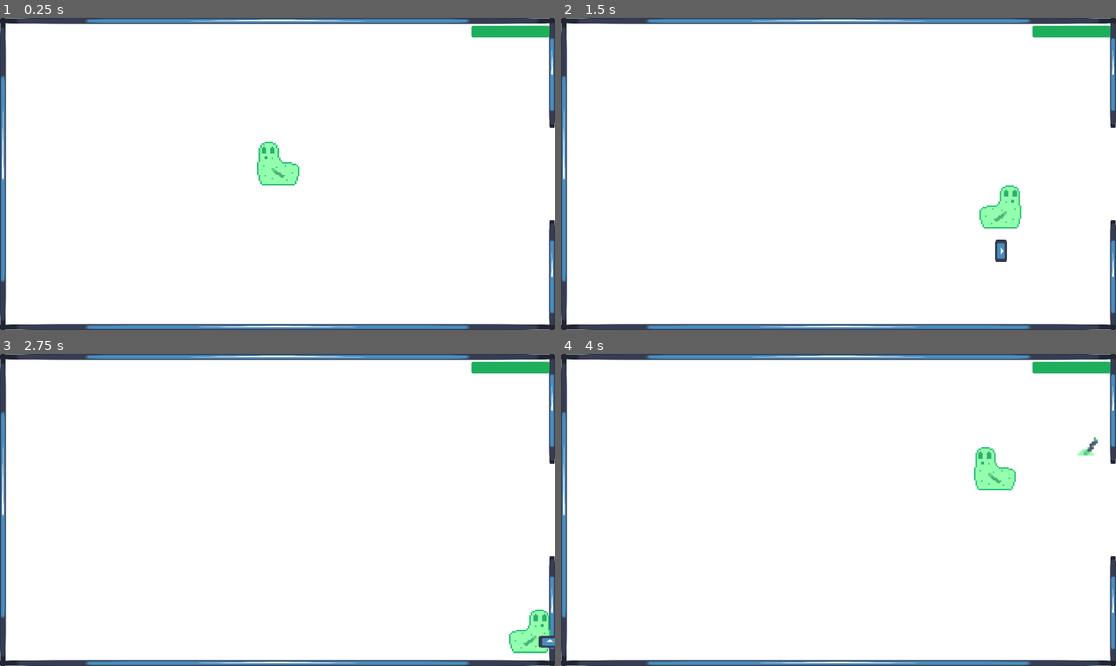
Above: before the commit, frames 1-4 (two rows, left to right).
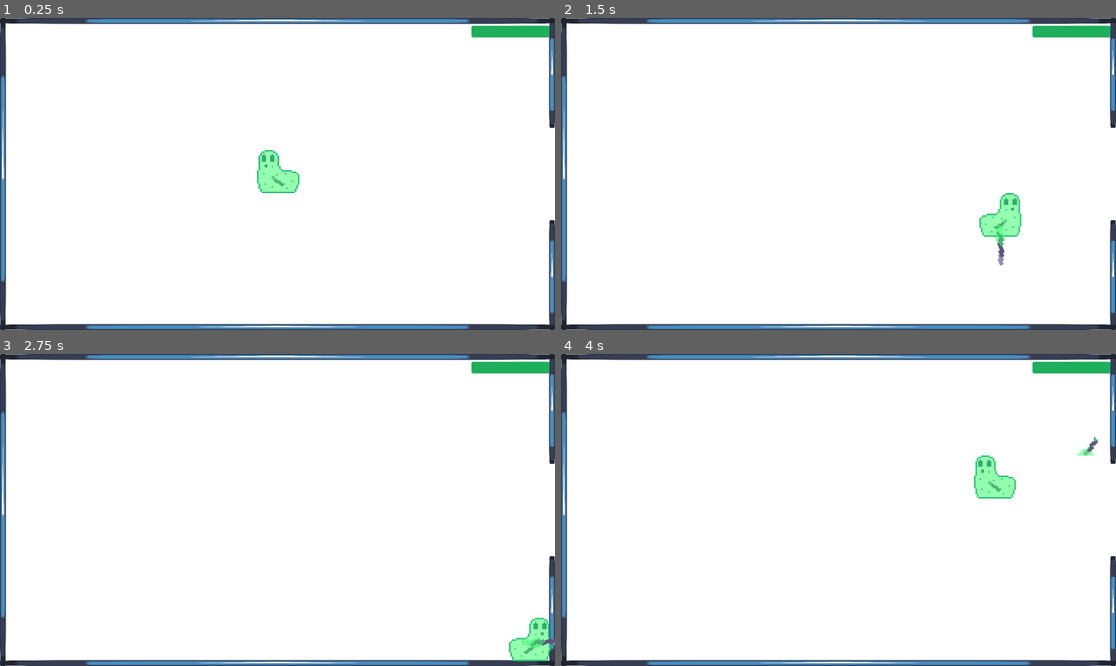
Above: after the commit, the same moments.

Repository: webermael/Informatikprojekt
Game: Godot game, scene res://Game.tscn
Same seed, same stepped clock (60 frames per second), same inputs: the game is played once before the commit and once after it. The engine's default icon, where the game draws it, is replaced by a stand-in: a white triangle on a blue panel in a dark square.
Inputs:
- Up to frame 1 (0.25 s): no input
- Up to frame 2 (1.5 s): tap Enter at 0.5 s; hold Right (ui_right) 0.53-1.28 s; hold Z (ui_ranged_attack) 0.53-1.28 s; hold Down (ui_down) from 1.28 s (still down); tap Z (ui_ranged_attack) at 1.35 s
- Up to frame 3 (2.75 s): release Down (ui_down) at 2.03 s; hold Right (ui_right) from 2.03 s (still down); hold Z (ui_ranged_attack) from 2.03 s (still down)
- Up to frame 4 (4 s): tap Space at 2.75 s; release Right (ui_right) at 2.78 s; release Z (ui_ranged_attack) at 2.78 s; hold Up (ui_up) 2.78-3.53 s; tap Z (ui_ranged_attack) at 2.85 s; hold Left (ui_left) from 3.53 s (still down); hold Z (ui_ranged_attack) from 3.53 s (still down)

The runs differ from the first frame. In frame 1, 0.6% of the frame differs, in the area x 46-54%, y 39-57%; in frame 2, 0.8%, in the area x 75-83%, y 53-80%; in frame 3, 0.7%; in frame 4, 0.6%.

Commit message:
added projectile Sprite

Diff:
--- a/Player/Player.tscn
+++ b/Player/Player.tscn
@@ -46,7 +46,7 @@
 shape = SubResource("CircleShape2D_wgqdj")
 
 [node name="PlayerSprite" type="Sprite2D" parent="."]
-position = Vector2(0, -41)
+position = Vector2(0, -13)
 scale = Vector2(0.5, 0.5)
 texture = ExtResource("3_cwi6v")
 
--- a/Player/weapons/Bullet/Bullet.tscn
+++ b/Player/weapons/Bullet/Bullet.tscn
@@ -1,7 +1,7 @@
 [gd_scene load_steps=4 format=3 uid="uid://cfk0o830nrn4s"]
 
 [ext_resource type="Script" path="res://Player/weapons/Bullet/Bullet.gd" id="1_emcdc"]
-[ext_resource type="Texture2D" uid="uid://b6djpocinrc2f" path="res://icon.svg" id="2_ry5j0"]
+[ext_resource type="Texture2D" uid="uid://dmsbmdkvwcek0" path="res://Player/weapons/Bullet/projetile on the fly.png" id="2_7lktw"]
 
 [sub_resource type="CircleShape2D" id="CircleShape2D_evrt4"]
 radius = 20.025
@@ -11,9 +11,10 @@
 script = ExtResource("1_emcdc")
 
 [node name="BulletSprite" type="Sprite2D" parent="."]
-position = Vector2(-18.5, -2.86102e-06)
-scale = Vector2(0.601562, 0.3125)
-texture = ExtResource("2_ry5j0")
+position = Vector2(-23.5, -2)
+rotation = 2.75238
+scale = Vector2(1.25, 0.65)
+texture = ExtResource("2_7lktw")
 
 [node name="BulletCollision" type="CollisionShape2D" parent="."]
 shape = SubResource("CircleShape2D_evrt4")
Binary file added: Player/weapons/Bullet/projetile on the fly.png
Not shown, added: Player/weapons/Bullet/projetile on the fly.png.import
